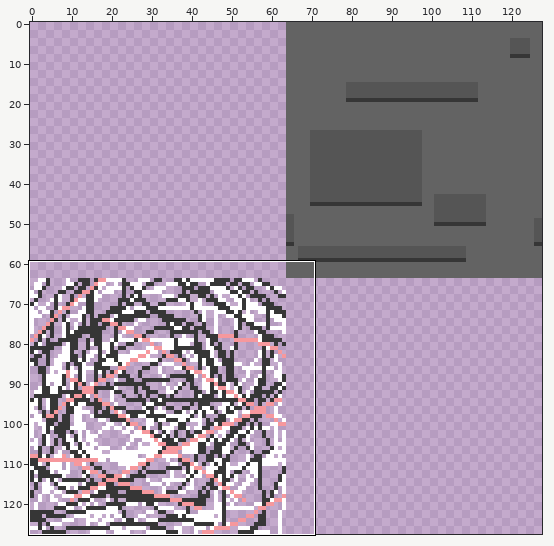
Sprite sheet -- Slime_Dungeon/Sprites/Sprite_Awful_Rock/layers/e4b883d2-40d9-4ed3-a7ac-791593e3a588/abae8c7c-2abd-47c6-ac60-c2318d1ebbd8.png. Above: a wide view before the commit, with the close-up outlined.
Close-up. Before the commit:
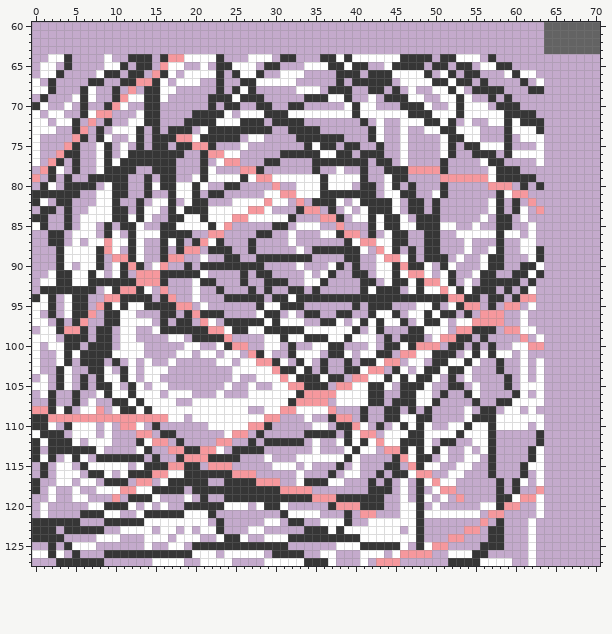
The file is 128x128 pixels. Shown: x 0..70, y 60..127.
New version:
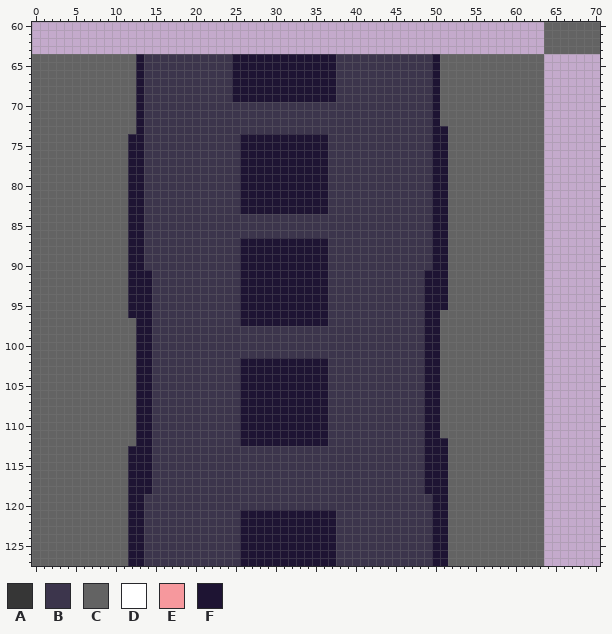
Palette (. is transparent): A #363636  B #3c354c  C #636363  D #ffffff  E #f6989d  F #1e1433
Difference:
Changed rows in their new state; - is an unchanged pixel.
first column x 0:
 64 CCCCCCCCCCCCCFBBBBBBBBBBBFFFFFFFFFFFFFBBBBBBBBBBBBFCCCCCCCCCCCCC
 65 CCCCCCCCCCCCCFBBBBBBBBBBBFFFFFFFFFFFFFBBBBBBBBBBBBFCCCCCCCCCCCCC
 66 CCCCCCCCCCCCCFBBBBBBBBBBBFFFFFFFFFFFFFBBBBBBBBBBBBFCCCCCCCCCCCCC
 67 CCCCCCCCCCCCCFBBBBBBBBBBBFFFFFFFFFFFFFBBBBBBBBBBBBFCCCCCCCCCCCCC
 68 CCCCCCCCCCCCCFBBBBBBBBBBBFFFFFFFFFFFFFBBBBBBBBBBBBFCCCCCCCCCCCCC
 69 CCCCCCCCCCCCCFBBBBBBBBBBBFFFFFFFFFFFFFBBBBBBBBBBBBFCCCCCCCCCCCCC
 70 CCCCCCCCCCCCCFBBBBBBBBBBBBBBBBBBBBBBBBBBBBBBBBBBBBFCCCCCCCCCCCCC
 71 CCCCCCCCCCCCCFBBBBBBBBBBBBBBBBBBBBBBBBBBBBBBBBBBBBFCCCCCCCCCCCCC
 72 CCCCCCCCCCCCCFBBBBBBBBBBBBBBBBBBBBBBBBBBBBBBBBBBBBFCCCCCCCCCCCCC
 73 CCCCCCCCCCCCCFBBBBBBBBBBBBBBBBBBBBBBBBBBBBBBBBBBBBFFCCCCCCCCCCCC
 74 CCCCCCCCCCCCFFBBBBBBBBBBBBFFFFFFFFFFFBBBBBBBBBBBBBFFCCCCCCCCCCCC
 75 CCCCCCCCCCCCFFBBBBBBBBBBBBFFFFFFFFFFFBBBBBBBBBBBBBFFCCCCCCCCCCCC
 76 CCCCCCCCCCCCFFBBBBBBBBBBBBFFFFFFFFFFFBBBBBBBBBBBBBFFCCCCCCCCCCCC
 77 CCCCCCCCCCCCFFBBBBBBBBBBBBFFFFFFFFFFFBBBBBBBBBBBBBFFCCCCCCCCCCCC
 78 CCCCCCCCCCCCFFBBBBBBBBBBBBFFFFFFFFFFFBBBBBBBBBBBBBFFCCCCCCCCCCCC
 79 CCCCCCCCCCCCFFBBBBBBBBBBBBFFFFFFFFFFFBBBBBBBBBBBBBFFCCCCCCCCCCCC
 80 CCCCCCCCCCCCFFBBBBBBBBBBBBFFFFFFFFFFFBBBBBBBBBBBBBFFCCCCCCCCCCCC
 81 CCCCCCCCCCCCFFBBBBBBBBBBBBFFFFFFFFFFFBBBBBBBBBBBBBFFCCCCCCCCCCCC
 82 CCCCCCCCCCCCFFBBBBBBBBBBBBFFFFFFFFFFFBBBBBBBBBBBBBFFCCCCCCCCCCCC
 83 CCCCCCCCCCCCFFBBBBBBBBBBBBFFFFFFFFFFFBBBBBBBBBBBBBFFCCCCCCCCCCCC
 84 CCCCCCCCCCCCFFBBBBBBBBBBBBBBBBBBBBBBBBBBBBBBBBBBBBFFCCCCCCCCCCCC
 85 CCCCCCCCCCCCFFBBBBBBBBBBBBBBBBBBBBBBBBBBBBBBBBBBBBFFCCCCCCCCCCCC
 86 CCCCCCCCCCCCFFBBBBBBBBBBBBBBBBBBBBBBBBBBBBBBBBBBBBFFCCCCCCCCCCCC
 87 CCCCCCCCCCCCFFBBBBBBBBBBBBFFFFFFFFFFFBBBBBBBBBBBBBFFCCCCCCCCCCCC
 88 CCCCCCCCCCCCFFBBBBBBBBBBBBFFFFFFFFFFFBBBBBBBBBBBBBFFCCCCCCCCCCCC
 89 CCCCCCCCCCCCFFBBBBBBBBBBBBFFFFFFFFFFFBBBBBBBBBBBBBFFCCCCCCCCCCCC
 90 CCCCCCCCCCCCFFBBBBBBBBBBBBFFFFFFFFFFFBBBBBBBBBBBBBFFCCCCCCCCCCCC
 91 CCCCCCCCCCCCFFFBBBBBBBBBBBFFFFFFFFFFFBBBBBBBBBBBBFFFCCCCCCCCCCCC
 92 CCCCCCCCCCCCFFFBBBBBBBBBBBFFFFFFFFFFFBBBBBBBBBBBBFFFCCCCCCCCCCCC
 93 CCCCCCCCCCCCFFFBBBBBBBBBBBFFFFFFFFFFFBBBBBBBBBBBBFFFCCCCCCCCCCCC
 94 CCCCCCCCCCCCFFFBBBBBBBBBBBFFFFFFFFFFFBBBBBBBBBBBBFFFCCCCCCCCCCCC
 95 CCCCCCCCCCCCFFFBBBBBBBBBBBFFFFFFFFFFFBBBBBBBBBBBBFFFCCCCCCCCCCCC
 96 CCCCCCCCCCCCFFFBBBBBBBBBBBFFFFFFFFFFFBBBBBBBBBBBBFFCCCCCCCCCCCCC
 97 CCCCCCCCCCCCCFFBBBBBBBBBBBFFFFFFFFFFFBBBBBBBBBBBBFFCCCCCCCCCCCCC
 98 CCCCCCCCCCCCCFFBBBBBBBBBBBBBBBBBBBBBBBBBBBBBBBBBBFFCCCCCCCCCCCCC
 99 CCCCCCCCCCCCCFFBBBBBBBBBBBBBBBBBBBBBBBBBBBBBBBBBBFFCCCCCCCCCCCCC
100 CCCCCCCCCCCCCFFBBBBBBBBBBBBBBBBBBBBBBBBBBBBBBBBBBFFCCCCCCCCCCCCC
101 CCCCCCCCCCCCCFFBBBBBBBBBBBBBBBBBBBBBBBBBBBBBBBBBBFFCCCCCCCCCCCCC
102 CCCCCCCCCCCCCFFBBBBBBBBBBBFFFFFFFFFFFBBBBBBBBBBBBFFCCCCCCCCCCCCC
103 CCCCCCCCCCCCCFFBBBBBBBBBBBFFFFFFFFFFFBBBBBBBBBBBBFFCCCCCCCCCCCCC
104 CCCCCCCCCCCCCFFBBBBBBBBBBBFFFFFFFFFFFBBBBBBBBBBBBFFCCCCCCCCCCCCC
105 CCCCCCCCCCCCCFFBBBBBBBBBBBFFFFFFFFFFFBBBBBBBBBBBBFFCCCCCCCCCCCCC
106 CCCCCCCCCCCCCFFBBBBBBBBBBBFFFFFFFFFFFBBBBBBBBBBBBFFCCCCCCCCCCCCC
107 CCCCCCCCCCCCCFFBBBBBBBBBBBFFFFFFFFFFFBBBBBBBBBBBBFFCCCCCCCCCCCCC
108 CCCCCCCCCCCCCFFBBBBBBBBBBBFFFFFFFFFFFBBBBBBBBBBBBFFCCCCCCCCCCCCC
109 CCCCCCCCCCCCCFFBBBBBBBBBBBFFFFFFFFFFFBBBBBBBBBBBBFFCCCCCCCCCCCCC
110 CCCCCCCCCCCCCFFBBBBBBBBBBBFFFFFFFFFFFBBBBBBBBBBBBFFCCCCCCCCCCCCC
111 CCCCCCCCCCCCCFFBBBBBBBBBBBFFFFFFFFFFFBBBBBBBBBBBBFFCCCCCCCCCCCCC
112 CCCCCCCCCCCCCFFBBBBBBBBBBBFFFFFFFFFFFBBBBBBBBBBBBFFFCCCCCCCCCCCC
113 CCCCCCCCCCCCFFFBBBBBBBBBBBBBBBBBBBBBBBBBBBBBBBBBBFFFCCCCCCCCCCCC
114 CCCCCCCCCCCCFFFBBBBBBBBBBBBBBBBBBBBBBBBBBBBBBBBBBFFFCCCCCCCCCCCC
115 CCCCCCCCCCCCFFFBBBBBBBBBBBBBBBBBBBBBBBBBBBBBBBBBBFFFCCCCCCCCCCCC
116 CCCCCCCCCCCCFFFBBBBBBBBBBBBBBBBBBBBBBBBBBBBBBBBBBFFFCCCCCCCCCCCC
117 CCCCCCCCCCCCFFFBBBBBBBBBBBBBBBBBBBBBBBBBBBBBBBBBBFFFCCCCCCCCCCCC
118 CCCCCCCCCCCCFFFBBBBBBBBBBBBBBBBBBBBBBBBBBBBBBBBBBFFFCCCCCCCCCCCC
119 CCCCCCCCCCCCFFBBBBBBBBBBBBBBBBBBBBBBBBBBBBBBBBBBBBFFCCCCCCCCCCCC
120 CCCCCCCCCCCCFFBBBBBBBBBBBBBBBBBBBBBBBBBBBBBBBBBBBBFFCCCCCCCCCCCC
121 CCCCCCCCCCCCFFBBBBBBBBBBBBFFFFFFFFFFFFBBBBBBBBBBBBFFCCCCCCCCCCCC
122 CCCCCCCCCCCCFFBBBBBBBBBBBBFFFFFFFFFFFFBBBBBBBBBBBBFFCCCCCCCCCCCC
123 CCCCCCCCCCCCFFBBBBBBBBBBBBFFFFFFFFFFFFBBBBBBBBBBBBFFCCCCCCCCCCCC
124 CCCCCCCCCCCCFFBBBBBBBBBBBBFFFFFFFFFFFFBBBBBBBBBBBBFFCCCCCCCCCCCC
125 CCCCCCCCCCCCFFBBBBBBBBBBBBFFFFFFFFFFFFBBBBBBBBBBBBFFCCCCCCCCCCCC
126 CCCCCCCCCCCCFFBBBBBBBBBBBBFFFFFFFFFFFFBBBBBBBBBBBBFFCCCCCCCCCCCC
127 CCCCCCCCCCCCFFBBBBBBBBBBBBFFFFFFFFFFFFBBBBBBBBBBBBFFCCCCCCCCCCCC
